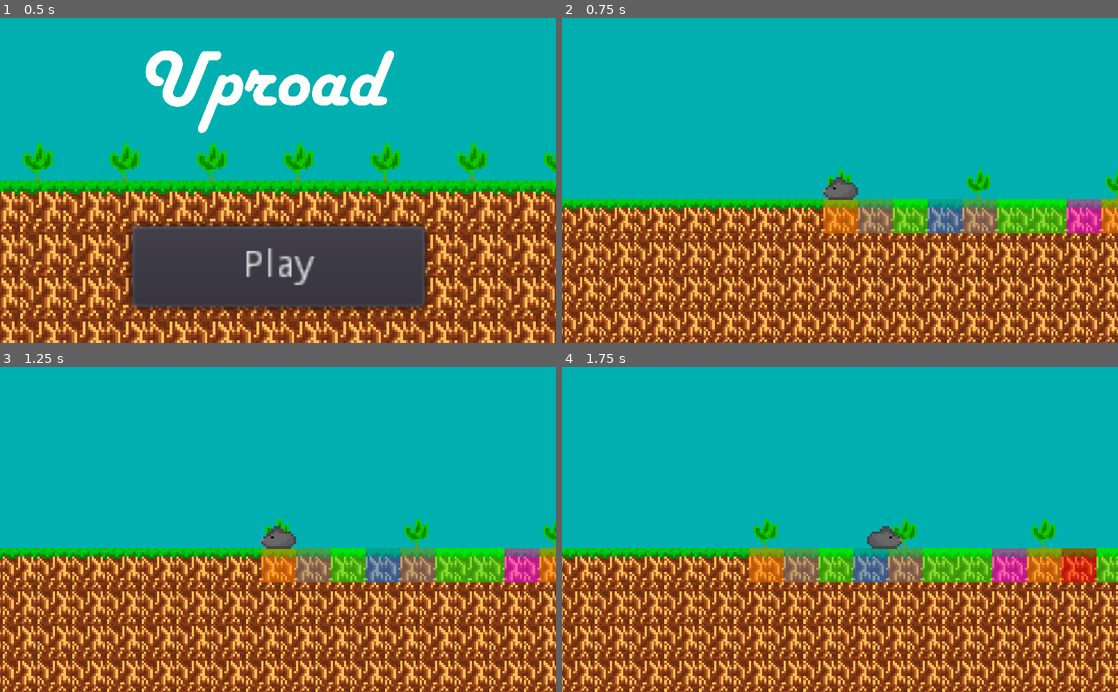
Above: before the commit, frames 1-4 (two rows, left to right).
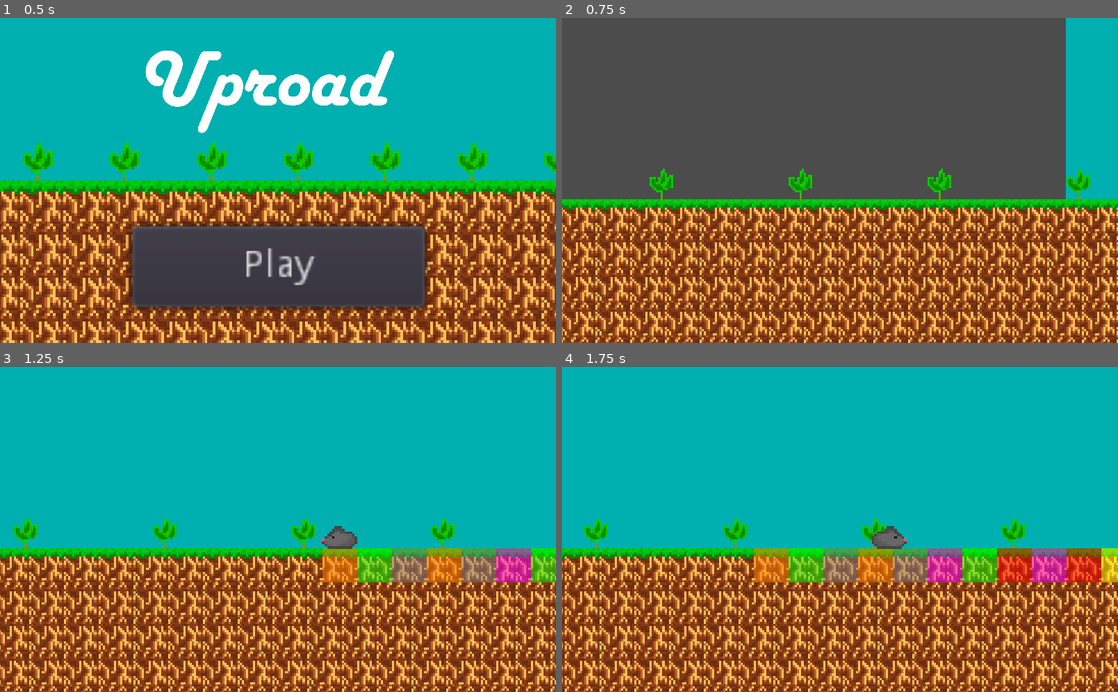
Above: after the commit, the same moments.

Repository: EndersteveGamer/GGJ-2023
Game: Godot game, scene res://Scene/Intro/Intro.tscn
Same seed, same stepped clock (60 frames per second), same inputs: the game is played once before the commit and once after it.
Inputs:
- Up to frame 1 (0.5 s): no input
- Up to frame 2 (0.75 s): click "Play" at 0.5 s
- Up to frame 3 (1.25 s): no input
- Up to frame 4 (1.75 s): hold Right (ui_right) from 1.28 s (still down)

Frame 1 is identical in both runs. In frame 2, 83% of the frame differs, in the area x 0-100%, y 0-100%; in frame 3, 33%; in frame 4, 33%.

Commit message:
Terrain basic resize

Diff:
--- a/The Other Godot Project/Script/Game.gd
+++ b/The Other Godot Project/Script/Game.gd
@@ -2,8 +2,11 @@
 
 var grid=[]
 var soilColor=[]
-var gridSize=64 # number of case
+var gridSize=128 # number of case
 var gridWidth=64 # width of each case
+var startingTiles=14
+var tiles=startingTiles
+var start=(gridSize-startingTiles)/2
 onready var plant=preload("res://Scene/Plant.tscn")
 onready var soil=preload("res://Scene/Soil.tscn")
 
@@ -127,8 +130,12 @@
 	for i in range(gridSize/4):
 		createPlant(i*4)
 	pass # Replace with function body.
-	for i in range(gridSize):
+	var leftColor=[2,2,2,2,2,2,2]
+	for i in range(start,start+tiles):
 		soilColor[i]=rng.randi()%7
+		while leftColor[soilColor[i]]==0:
+			soilColor[i]=rng.randi()%7
+		leftColor[soilColor[i]]-=1
 		var newSoil=soil.instance()
 		newSoil.modulate=getSin(soilColor[i])["color"]
 		newSoil.modulate.a=0.5
@@ -137,7 +144,7 @@
 		newSoil.scale.y=2
 		add_child(newSoil)
 		newSoil.position.x=gridToPoint(i)
-
+	get_node("TileMap").position.x+start*gridWidth
 # Called every frame. 'delta' is the elapsed time since the previous frame.
 #func _process(delta):
 #	pass
--- a/The Other Godot Project/Script/Rat.gd
+++ b/The Other Godot Project/Script/Rat.gd
@@ -15,6 +15,7 @@
 export var timeToUproot=0.5
 
 var plantGray=preload("res://Sprite/Plantier plant of the 80s.png")
+var fruitSprte=preload("res://Sprite/fruit.png")
 
 var index=0
 
@@ -49,11 +50,16 @@
 			add_child(uproot)
 			uproot.visible=false
 			owner.gridTake(uproot.index)
-			print("index is hopefully "+str(uproot.index))
 			uproot.soil=false
 		else:
 			uproot=plantGetCloser(true)
-			# TODO fruit
+			if uproot!=null:
+				grabbed.texture=fruitSprte
+				grabbed.modulate=owner.getSin(uproot.color)["color"]
+				uproot.owner.remove_child(uproot)
+				add_child(uproot)
+				uproot.visible=false
+				owner.gridTake(uproot.index)
 
 func plant():
 	if uproot!=null:
@@ -114,6 +120,12 @@
 		playerUproot(delta)
 	else:
 		playerMovement(delta)
+	var terrainMin=owner.start*owner.gridWidth
+	var terrainMax=(owner.start+owner.tiles-1)*owner.gridWidth
+	if position.x<terrainMin:
+		position.x=terrainMin
+	if position.x>terrainMax:
+		position.x=terrainMax
 
 # Called every frame. 'delta' is the elapsed time since the previous frame.
 #func _process(delta):
Not shown, added: The Other Godot Project/Sprite/Root Block.png.import
